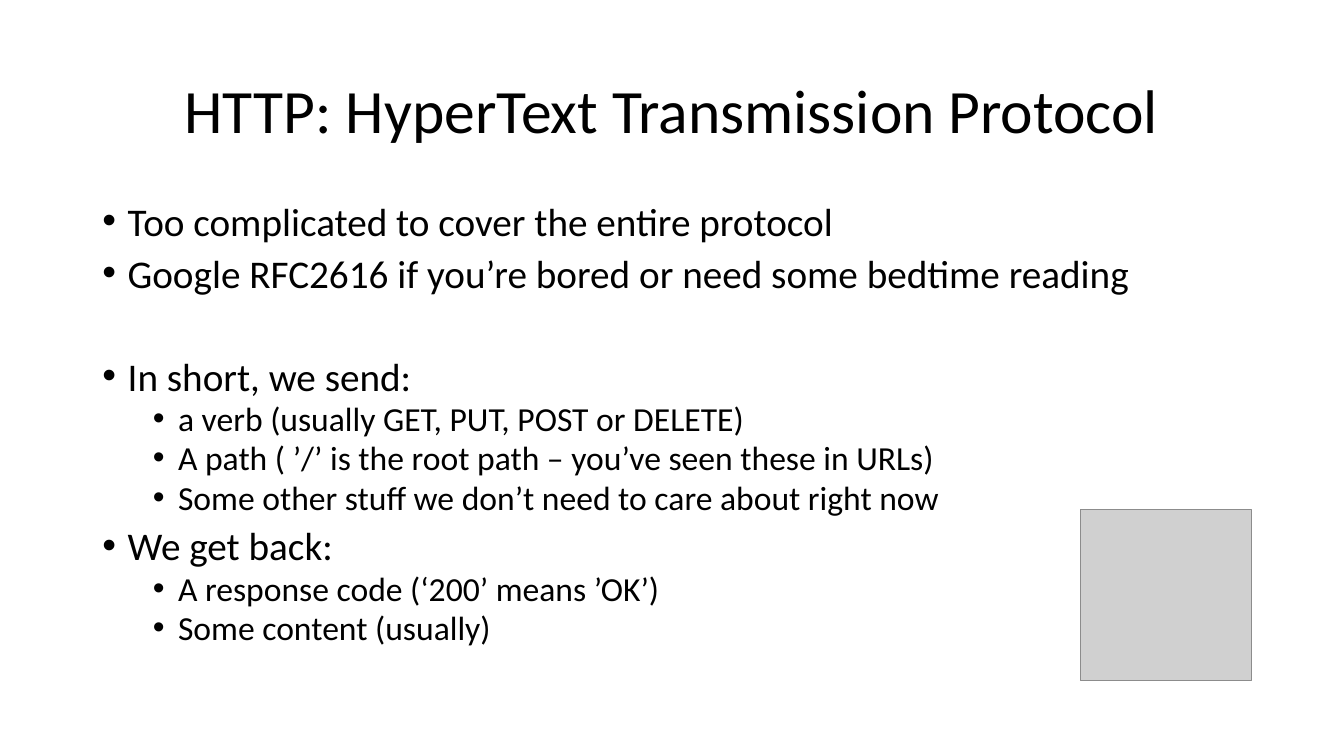
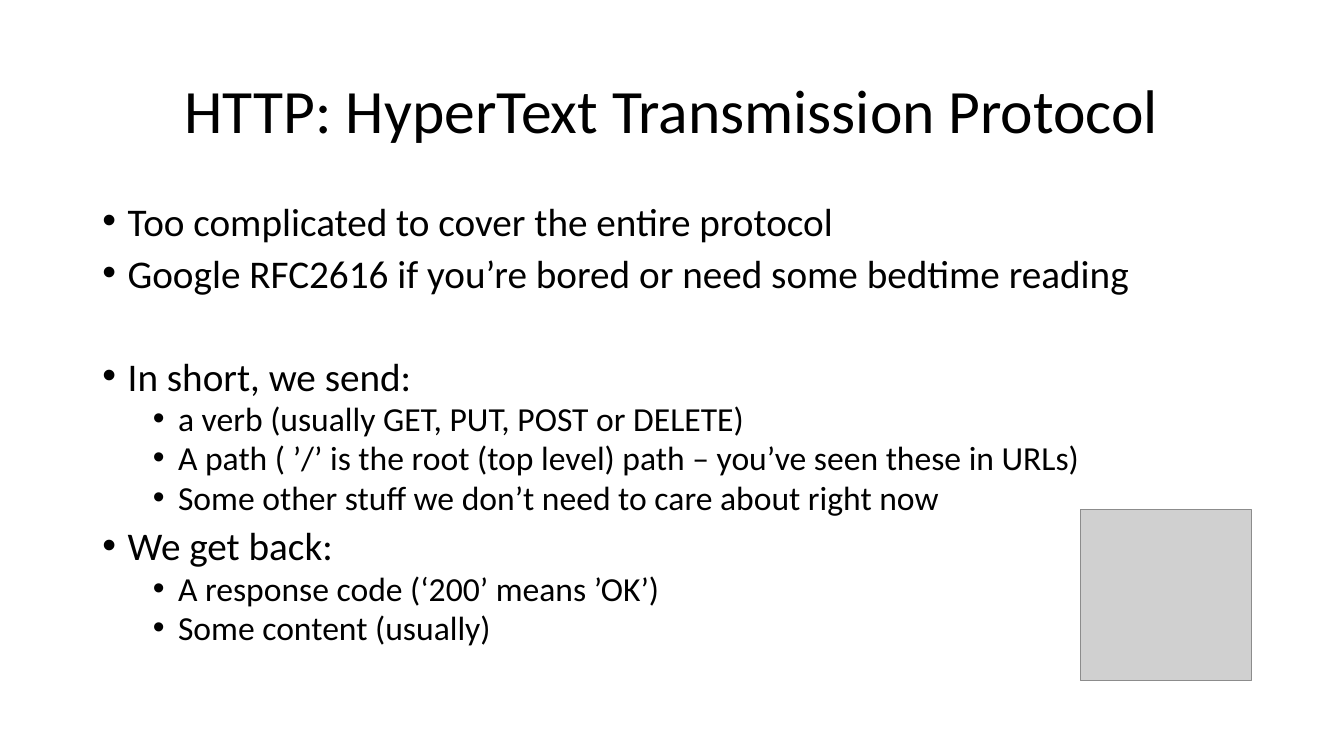
Before and after one commit to wilkotom/python_examples, a slide deck: slide 7 of Python Level 2/Lesson 5/Session 5.pptx (slide 6 before the commit). Drawn at 1344x756 pixels with LibreOffice and Linux fonts; fonts in the diff are those of the drawing; grey boxes stand for pictures. Boxes give left, top, right and bottom in pixels: in the first picture for what was removed or moved away, otherwise in the second. Text is boxed around its words. In the diff, an @@ line names an element or a change of style, - is before the commit and + after.

Commit message:
Updated slides

```diff
--- a/Python Level 2/Lesson 5/Session 5.pptx
+++ b/Python Level 2/Lesson 5/Session 5.pptx
@@ text at (178, 445, 1079, 476): text changed @@
-  • A path ( ’/’ is the root path – you’ve seen these in URLs)
+  • A path ( ’/’ is the root (top level) path – you’ve seen these in URLs)
```
Also in this commit, not shown: 1 slide added.
